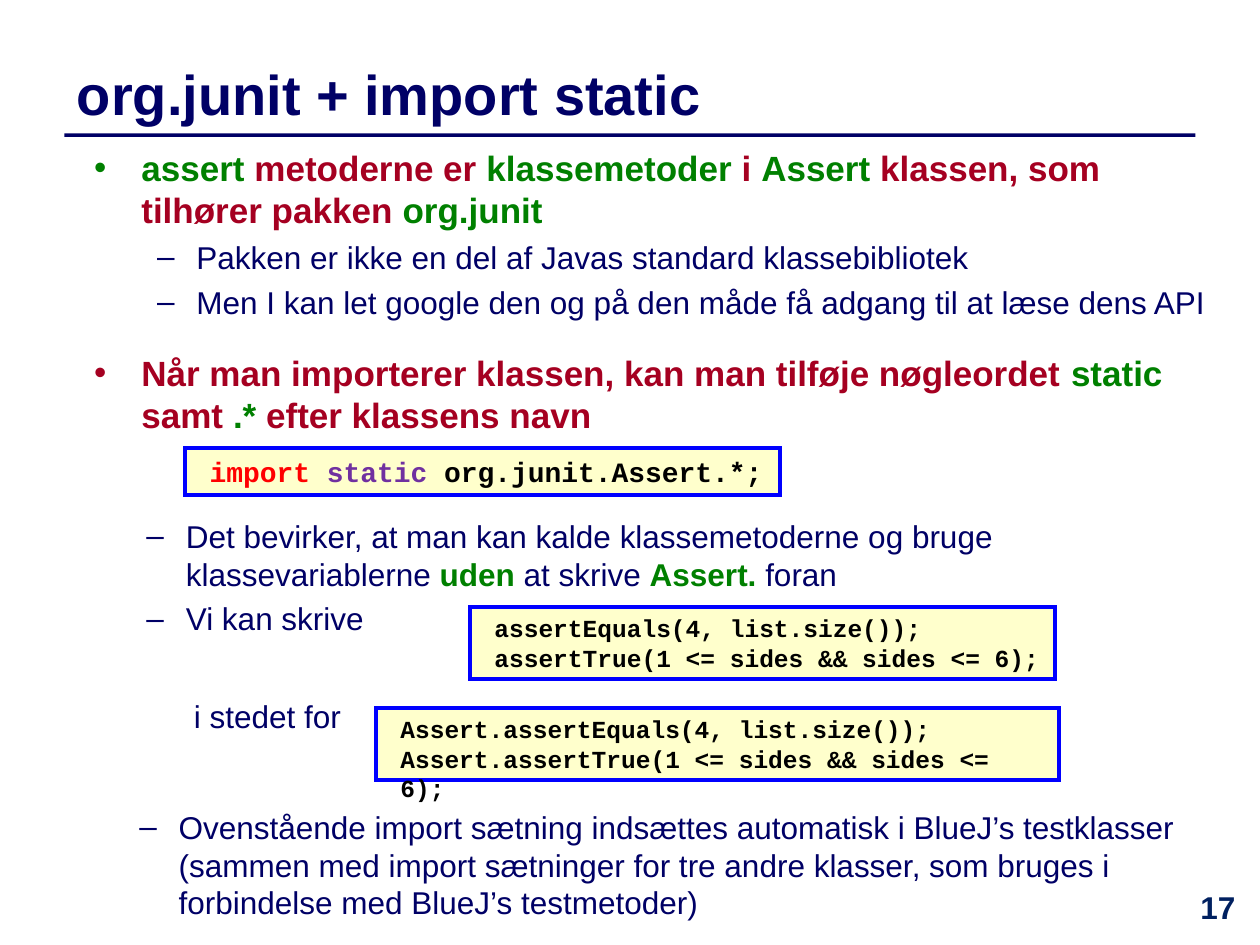
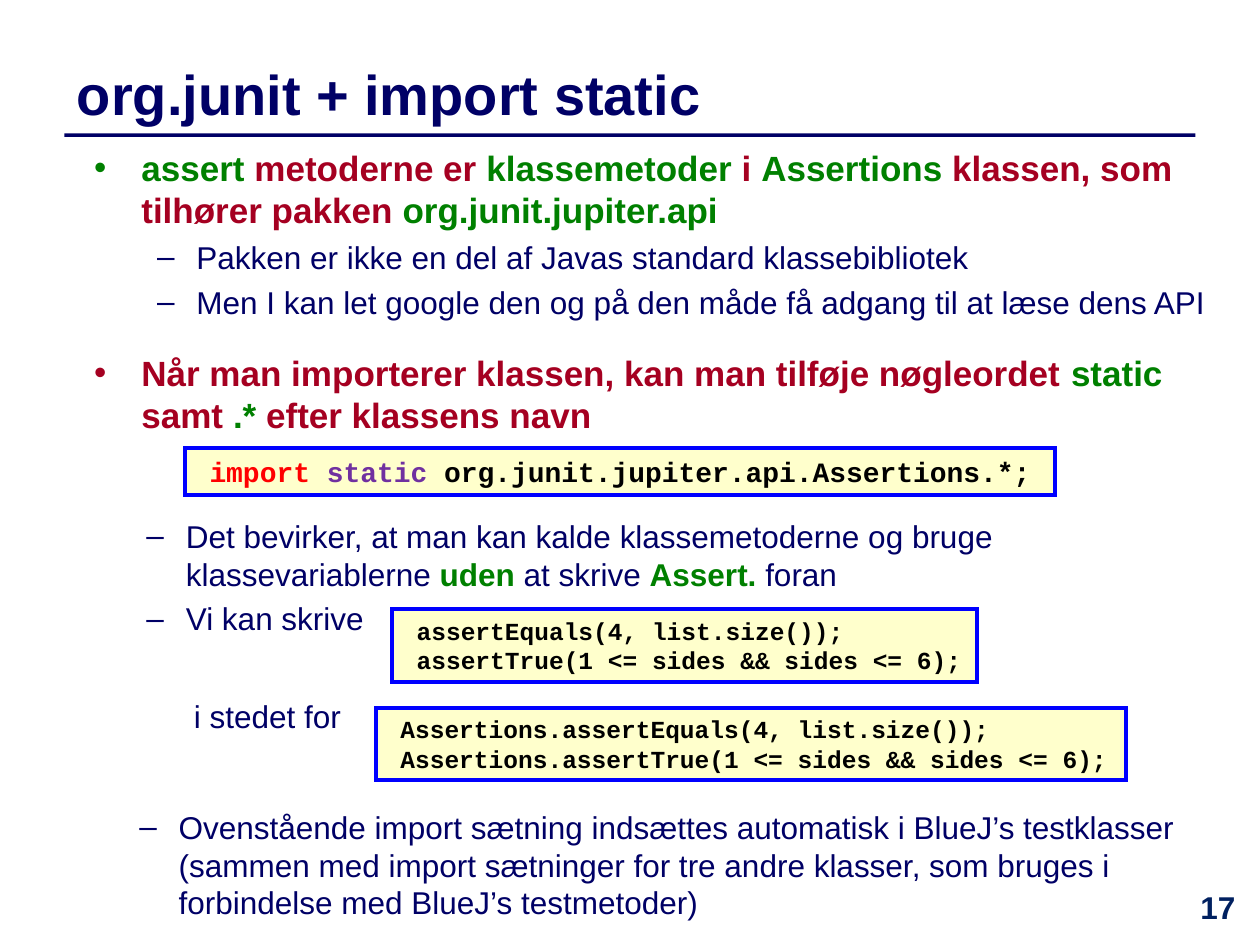
Before and after one commit to IntProgAU/Materiale, a slide deck: slide 17 of web/e21/uge_10/Slides-Uge10.pptx. Drawn at 1260x945 pixels with LibreOffice and Linux fonts; fonts in the diff are those of the drawing. Boxes give left, top, right and bottom in pixels: in the first picture for what was removed or moved away, otherwise in the second. Text is boxed around its words. In the diff, an @@ line names an element or a change of style, - is before the commit and + after.

```diff
--- a/web/e21/uge_10/Slides-Uge10.pptx
+++ b/web/e21/uge_10/Slides-Uge10.pptx
@@ text at bbox=[141, 155, 1172, 230]: text changed; text colour #A50021 to #008000 @@
-• assert metoderne er klassemetoder i Assert klassen, som tilhører pakken org.junit
+• assert metoderne er klassemetoder i Assertions klassen, som tilhører pakken org.junit.jupiter.api
@@ rectangle "import static org.junit.jupiter.api.Assertions.*;": place and size @@
-rectangle "import static org.junit.jupiter.api.Assertions.*;" at bbox=[185, 449, 780, 495]
+rectangle "import static org.junit.jupiter.api.Assertions.*;" at bbox=[185, 449, 1056, 495]
@@ text in rectangle at bbox=[210, 462, 1030, 488]: text changed @@
-import static org.junit.Assert.*;
+import static org.junit.jupiter.api.Assertions.*;
@@ rectangle "assertEquals(4, list.size());": place and size @@
-rectangle "assertEquals(4, list.size());" at bbox=[470, 607, 1056, 679]
+rectangle "assertEquals(4, list.size());" at bbox=[392, 610, 978, 682]
@@ rectangle "Assertions.assertEquals(4, list.size());": place and size @@
-rectangle "Assertions.assertEquals(4, list.size());" at bbox=[375, 708, 1058, 780]
+rectangle "Assertions.assertEquals(4, list.size());" at bbox=[375, 708, 1126, 780]
@@ text in rectangle at bbox=[400, 720, 1107, 773]: text changed @@
-Assert.assertEquals(4, list.size());
-Assert.assertTrue(1 <= sides && sides <= 6);
+Assertions.assertEquals(4, list.size());
+Assertions.assertTrue(1 <= sides && sides <= 6);
```
Also in this commit, not shown: 11 other slides changed, 1 other file.
